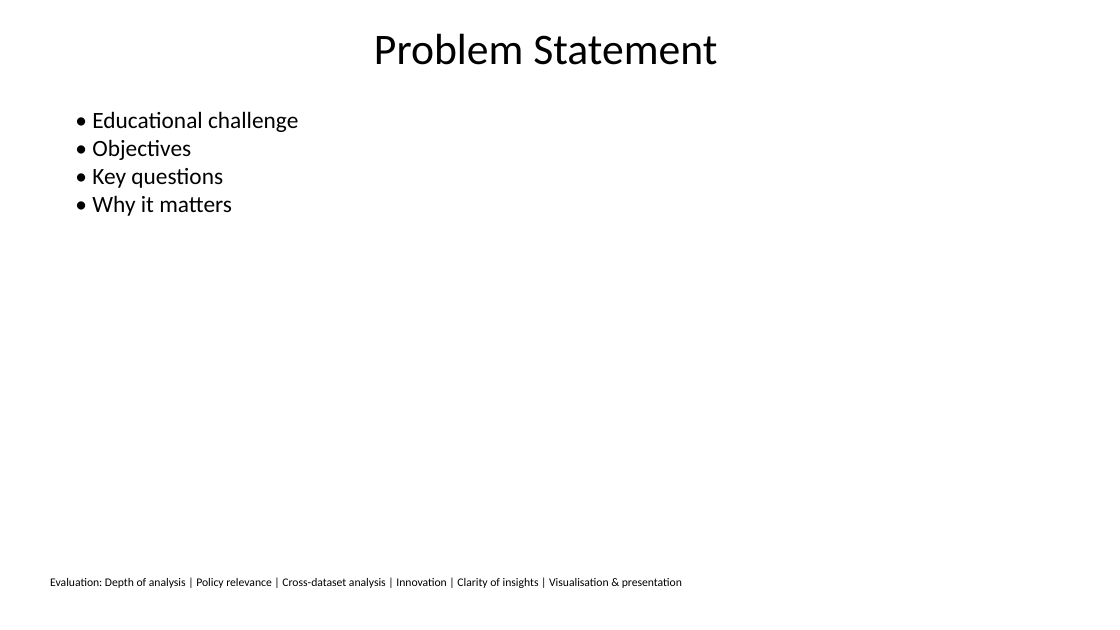
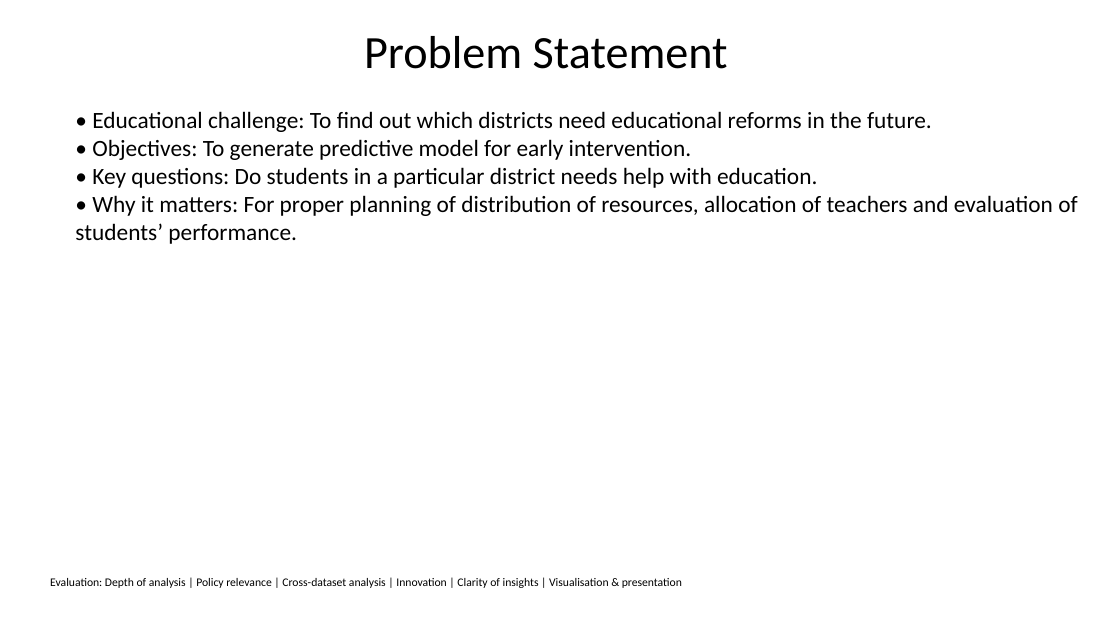
Before and after one commit to AvinandanPatel/infinity, a slide deck: slide 2 of slides.pptx. Drawn at 1120x630 pixels with LibreOffice and Linux fonts; fonts in the diff are those of the drawing. Boxes give left, top, right and bottom in pixels: in the first picture for what was removed or moved away, otherwise in the second. Text is boxed around its words. In the diff, an @@ line names an element or a change of style, - is before the commit and + after.

```diff
--- a/slides.pptx
+++ b/slides.pptx
@@ title "Problem Statement" at (x1=364, y1=36, x2=728, y2=69): size 37.4 to 39.6 pt; line spacing 0.8 to 1 @@
@@ text at (x1=75, y1=111, x2=1077, y2=244): text changed @@
-• Educational challenge
-• Objectives
-• Key questions
-• Why it matters
+• Educational challenge: To find out which districts need educational reforms in the future.
+• Objectives: To generate predictive model for early intervention.
+• Key questions: Do students in a particular district needs help with education.
+• Why it matters: For proper planning of distribution of resources, allocation of teachers and evaluation of
+students’ performance.
```
Also in this commit, not shown: 5 other slides changed, 5 slides added, 5 slides removed, 6 other files.
